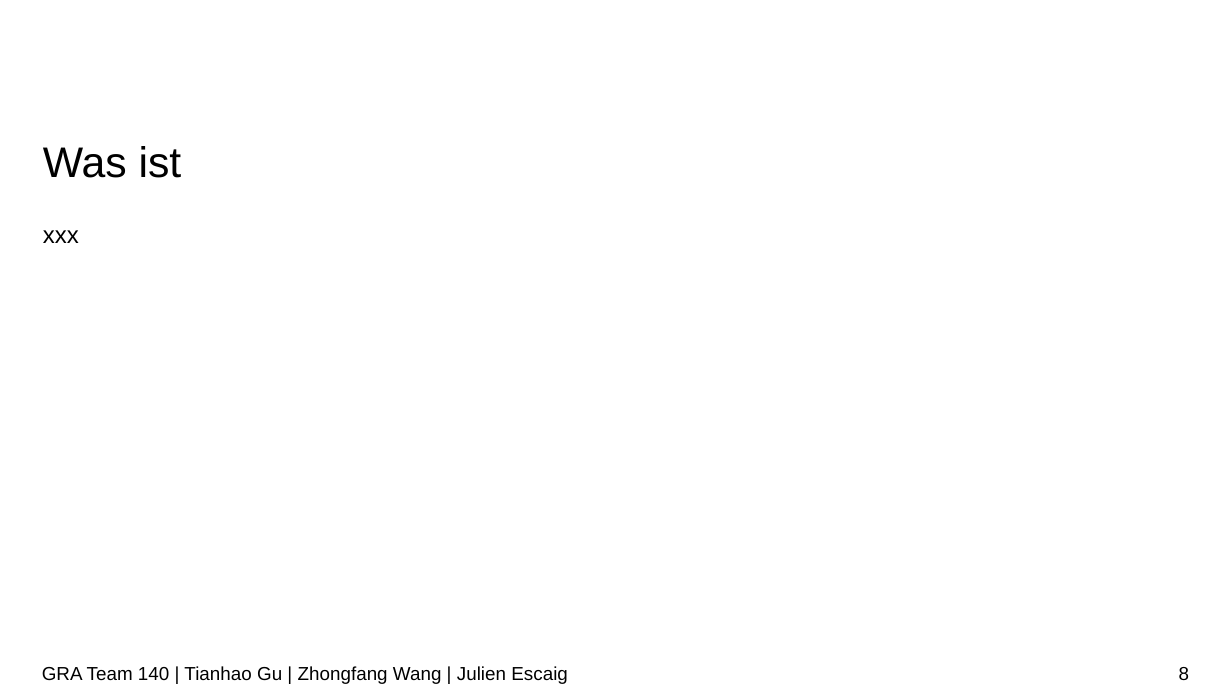
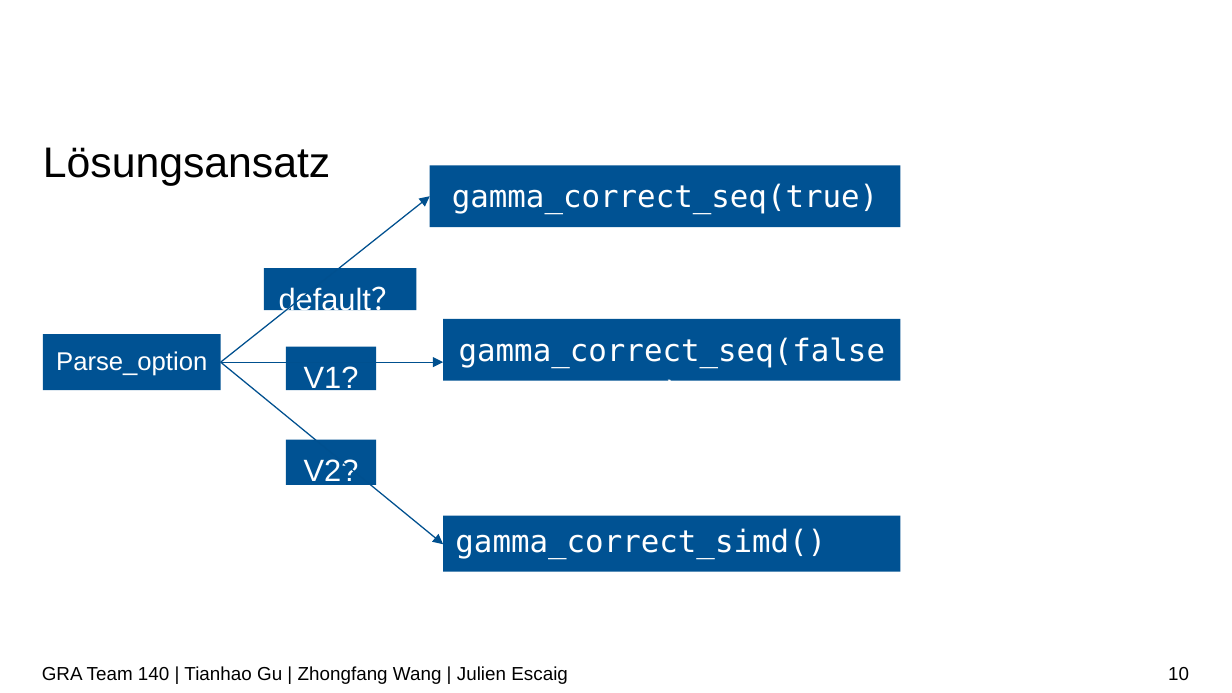
Before and after one commit to tianhaogutum/1, a slide deck: slide 10 of Vortrag/Vortrag.pptx (slide 8 before the commit). Drawn at 1232x693 pixels with LibreOffice and Linux fonts; fonts in the diff are those of the drawing; background and template pictures are left out. Boxes give left, top, right and bottom in pixels: in the first picture for what was removed or moved away, otherwise in the second. Text is boxed around its words. In the diff, an @@ line names an element or a change of style, - is before the commit and + after.

```diff
--- a/Vortrag/Vortrag.pptx
+++ b/Vortrag/Vortrag.pptx
@@ title at <box>43,147,330,185</box>: text changed @@
-Was ist
+Lösungsansatz
@@ rectangle added at <box>430,165,901,227</box>, fill #005293, 18 pt, text #FFFFFF @@
+gamma_correct_seq(true)
@@ arrow added from (221, 362) to (430, 196), #005090 0.75 pt @@
@@ text removed at <box>43,230,79,243</box> @@
-xxx
@@ rectangle added at <box>264,269,416,310</box>, fill #005293, 18 pt, text #FFFFFF @@
+default？
@@ rectangle added at <box>444,319,901,381</box>, fill #005293, 18 pt, text #FFFFFF @@
+gamma_correct_seq(false)
@@ rectangle added at <box>43,334,221,389</box>, fill #005293, 15 pt, text #FFFFFF @@
+Parse_option
@@ rectangle added at <box>286,346,376,389</box>, fill #005293, 18 pt, text #FFFFFF @@
+V1?
@@ arrow added from (221, 362) to (444, 362), #005090 0.75 pt @@
@@ arrow added from (221, 362) to (444, 545), #005090 0.75 pt @@
@@ rectangle added at <box>286,440,376,485</box>, fill #005293, 18 pt, text #FFFFFF @@
+V2?
@@ rectangle added at <box>444,516,901,572</box>, fill #005293, 18 pt, text #FFFFFF @@
+gamma_correct_simd()
@@ page number at <box>1168,667,1189,680</box>: text changed @@
-8
+10
```
Also in this commit, not shown: 10 other slides changed, 5 slides added, 6 slides removed, 5 other files.
